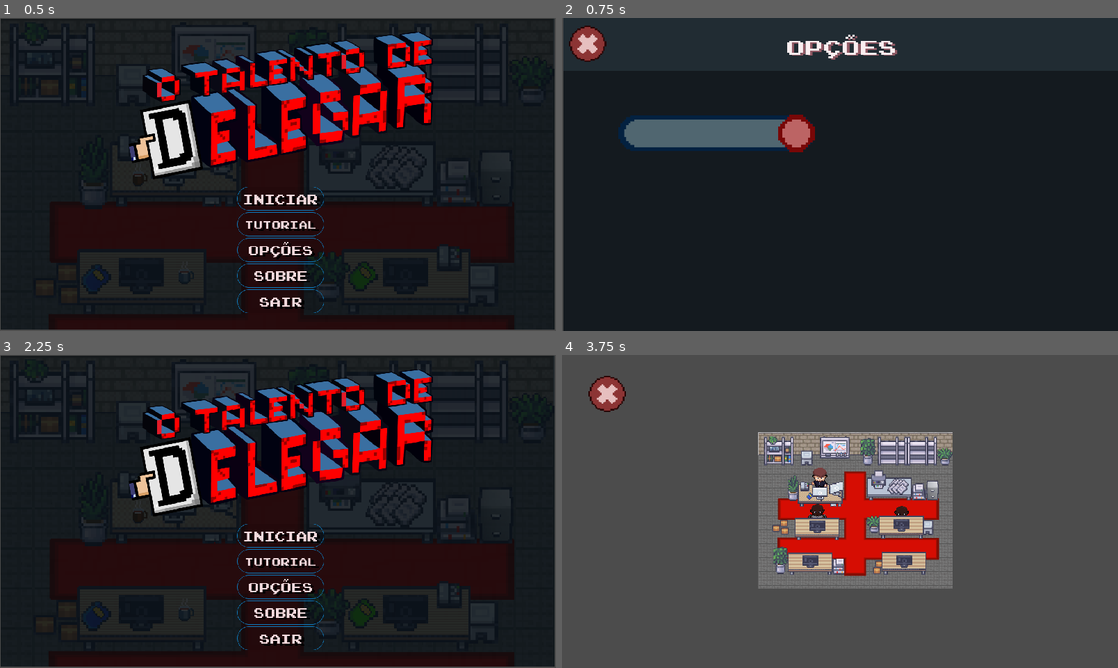
Above: before the commit, frames 1-4 (two rows, left to right).
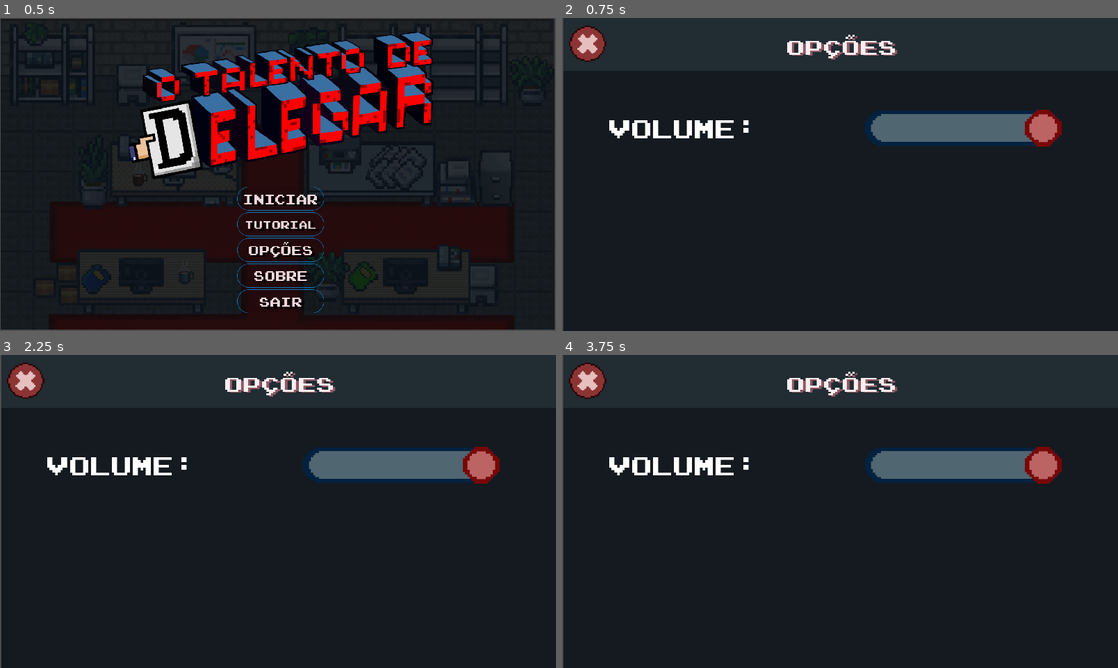
Above: after the commit, the same moments.

Repository: 2023M1T9-Inteli/grupo4
Game: Godot game, scene res://scenes/Menu.tscn
Two runs of this game, one before a commit and one after it. Both use one fixed random seed, a clock stepped at 60 frames per second and the inputs below.
Inputs (mouse positions are in pixels of both pictures, inside the frame that each line leads up to; where the layout moved, square brackets give the same spot in the first picture):
- Up to frame 1 (0.5 s): no input
- Up to frame 2 (0.75 s): click (840, 249) at 0.5 s
- Up to frame 3 (2.25 s): tap Enter at 1.25 s; move the mouse to (400, 495) at 1.27 s; click (400, 495) at 1.35 s; click (5, 364) [27, 380] at 2 s
- Up to frame 4 (3.75 s): click (840, 536) at 2.77 s; click (751, 477) at 3.52 s

Frame 1 is identical in both runs. In frame 2, 7.8% of the frame differs, in the area x 8-90%, y 29-43%; in frame 3, 21%; in frame 4, 99%, in the area x 0-100%, y 0-100%.

Commit message:
Adição do rotulo no grid do menu

Diff:
--- a/desenvolvimento/scenes/Options.tscn
+++ b/desenvolvimento/scenes/Options.tscn
@@ -1,10 +1,15 @@
-[gd_scene load_steps=9 format=2]
+[gd_scene load_steps=11 format=2]
 
 [ext_resource path="res://assets/OptionsScreen/tela_opcoes.png" type="Texture" id=1]
 [ext_resource path="res://assets/OptionsScreen/controle_volume.png" type="Texture" id=2]
 [ext_resource path="res://scenes/Buttons/BackButton.tscn" type="PackedScene" id=3]
 [ext_resource path="res://assets/OptionsScreen/fundo_volume.png" type="Texture" id=4]
 [ext_resource path="res://scripts/Options.gd" type="Script" id=5]
+[ext_resource path="res://assets/Fonts/AnyConv.com__joystix monospace.ttf" type="DynamicFontData" id=6]
+
+[sub_resource type="DynamicFont" id=5]
+size = 60
+font_data = ExtResource( 6 )
 
 [sub_resource type="StyleBoxTexture" id=2]
 texture = ExtResource( 4 )
@@ -27,14 +32,28 @@
 [node name="BackButton" parent="." instance=ExtResource( 3 )]
 margin_left = 15.0
 margin_top = 18.0
-margin_right = 105.0
-margin_bottom = 101.0
+margin_right = 15.0
+margin_bottom = 32.0
 
-[node name="SliderMusic" type="HSlider" parent="."]
-margin_left = 130.0
-margin_top = 223.0
-margin_right = 582.0
-margin_bottom = 308.0
+[node name="VolumeGrid" type="GridContainer" parent="."]
+margin_left = 105.0
+margin_top = 211.0
+margin_right = 1190.0
+margin_bottom = 296.0
+custom_constants/hseparation = 250
+columns = 2
+
+[node name="VolumeOptionLabel" type="Label" parent="VolumeGrid"]
+margin_top = 6.0
+margin_right = 350.0
+margin_bottom = 78.0
+custom_fonts/font = SubResource( 5 )
+text = "Volume:"
+
+[node name="SliderMusic" type="HSlider" parent="VolumeGrid"]
+margin_left = 600.0
+margin_right = 1052.0
+margin_bottom = 85.0
 custom_icons/grabber_highlight = ExtResource( 2 )
 custom_icons/grabber = ExtResource( 2 )
 custom_styles/slider = SubResource( 2 )
@@ -44,4 +63,4 @@
 max_value = 0.0
 
 [connection signal="pressed" from="BackButton" to="." method="_on_BackButton_pressed"]
-[connection signal="value_changed" from="SliderMusic" to="." method="_on_SliderMusic_value_changed"]
+[connection signal="value_changed" from="VolumeGrid/SliderMusic" to="." method="_on_SliderMusic_value_changed"]
